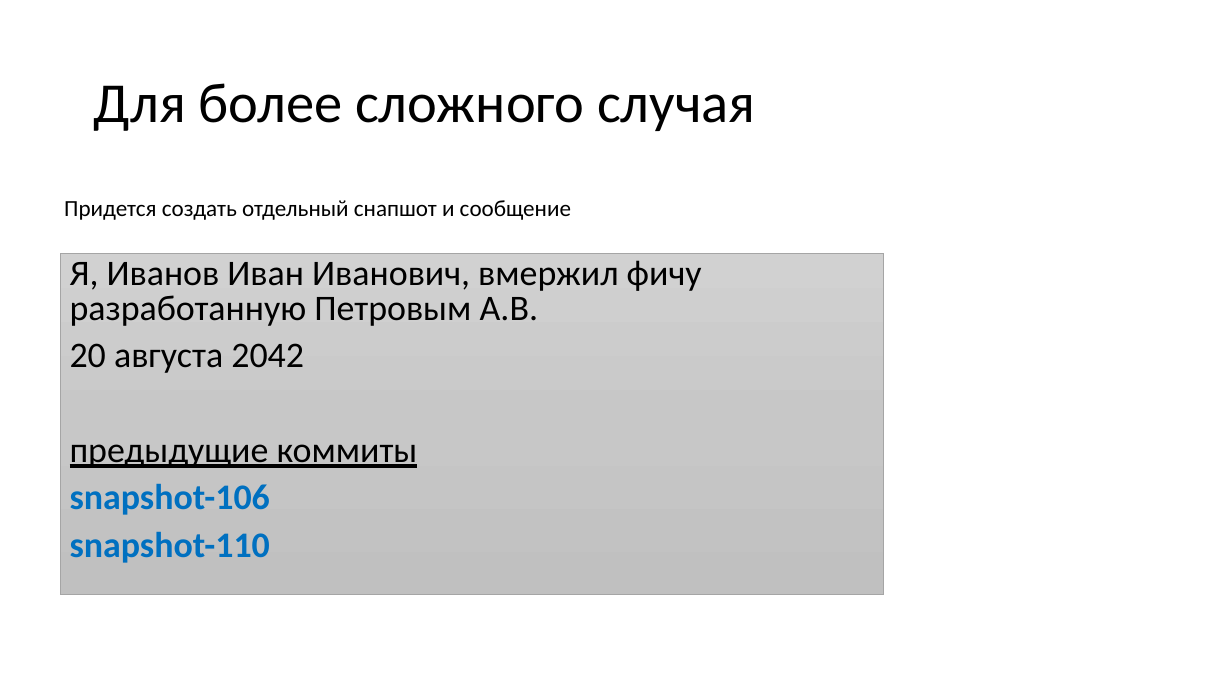
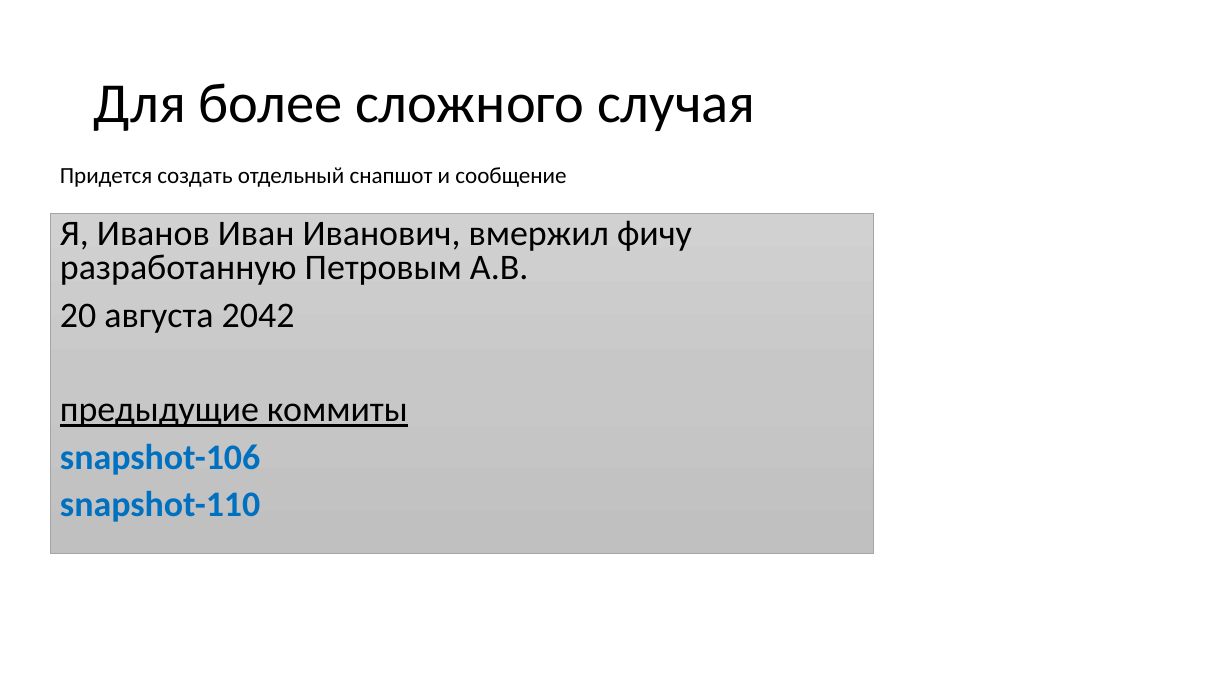
Before and after one commit to dzmitry-varabei/front-end-course, a slide deck: slide 37 of git-commit-code-review/Presentation1.pptx. Drawn at 1232x693 pixels with LibreOffice and Linux fonts; fonts in the diff are those of the drawing. Boxes give left, top, right and bottom in pixels: in the first picture for what was removed or moved away, otherwise in the second. Text is boxed around its words. In the diff, an @@ line names an element or a change of style, - is before the commit and + after.

```diff
--- a/git-commit-code-review/Presentation1.pptx
+++ b/git-commit-code-review/Presentation1.pptx
@@ text "Придется создать отдельный снапшот и ...": place and size @@
-text "Придется создать отдельный снапшот и ..." at [64, 200, 571, 220]
+text "Придется создать отдельный снапшот и ..." at [60, 167, 566, 187]
@@ rectangle "Я, Иванов Иван Иванович, вмержил ...": place and size @@
-rectangle "Я, Иванов Иван Иванович, вмержил ..." at [60, 253, 884, 594]
+rectangle "Я, Иванов Иван Иванович, вмержил ..." at [51, 213, 874, 554]
```
Also in this commit, not shown: 5 other slides changed, 3 slides added.
